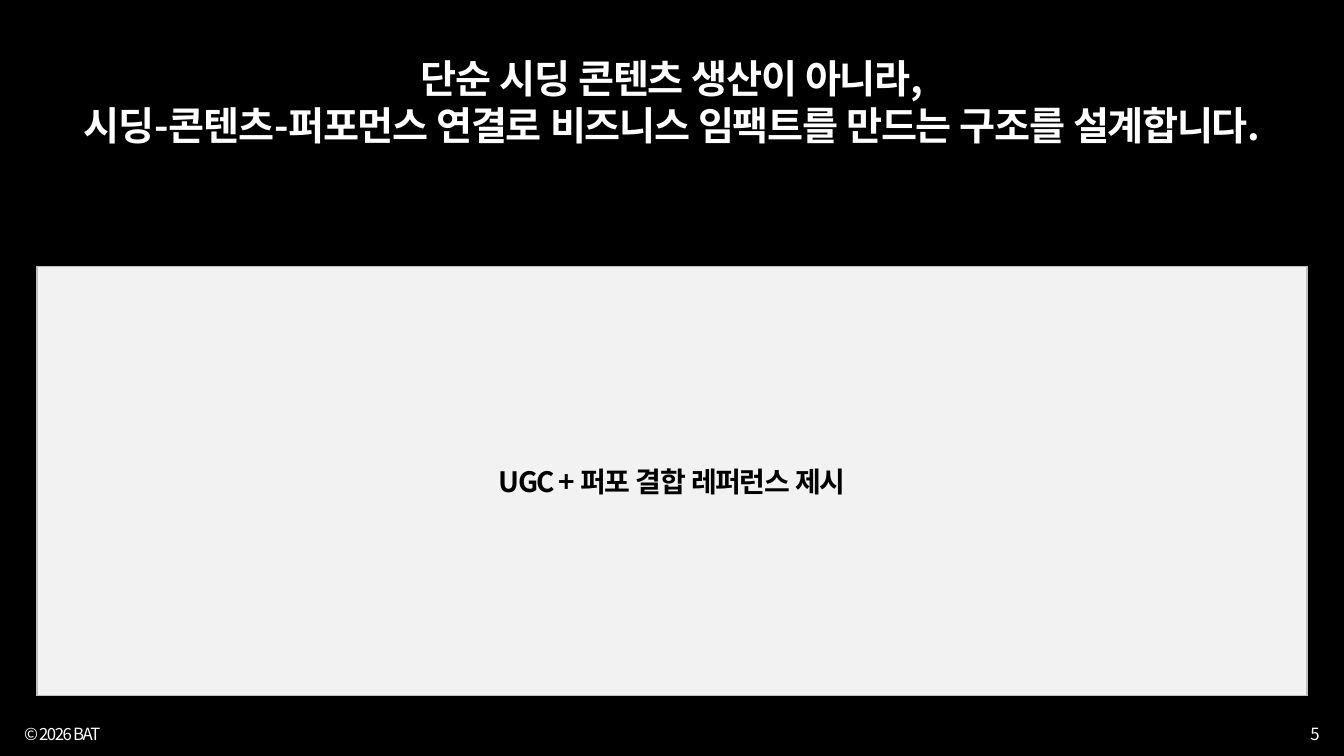
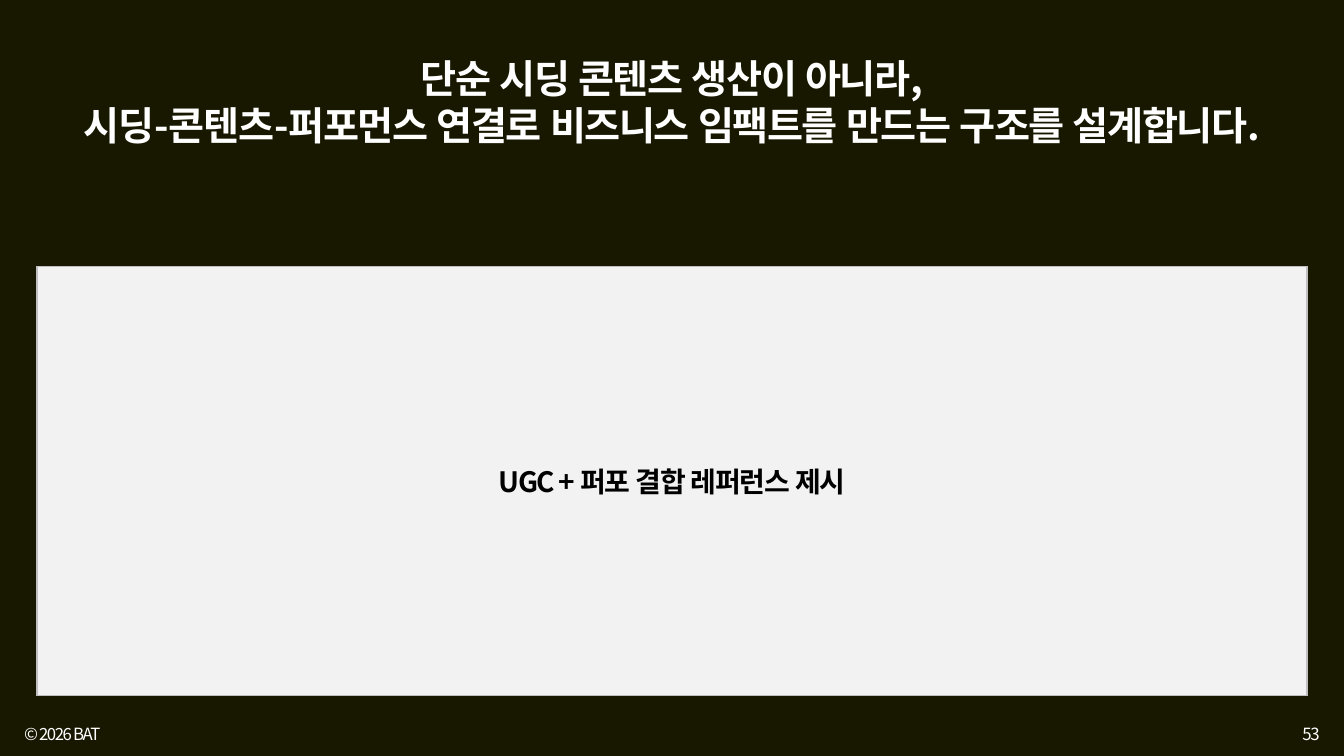
Before and after one commit to bat-han-26/oy_all-the-better_proposal, a slide deck: slide 53 of proposal/올더베러_제안덱_병합본.pptx (slide 5 before the commit). Drawn at 1344x756 pixels with LibreOffice and Linux fonts; fonts in the diff are those of the drawing. Boxes give left, top, right and bottom in pixels: in the first picture for what was removed or moved away, otherwise in the second. Text is boxed around its words. In the diff, an @@ line names an element or a change of style, - is before the commit and + after.

```diff
--- a/proposal/올더베러_제안덱_병합본.pptx
+++ b/proposal/올더베러_제안덱_병합본.pptx
@@ background #000000 to #181800 @@
@@ page number at <box>1302,727,1319,741</box>: text changed @@
-5
+53
```
Also in this commit, not shown: 16 other slides changed, 2 other files.
